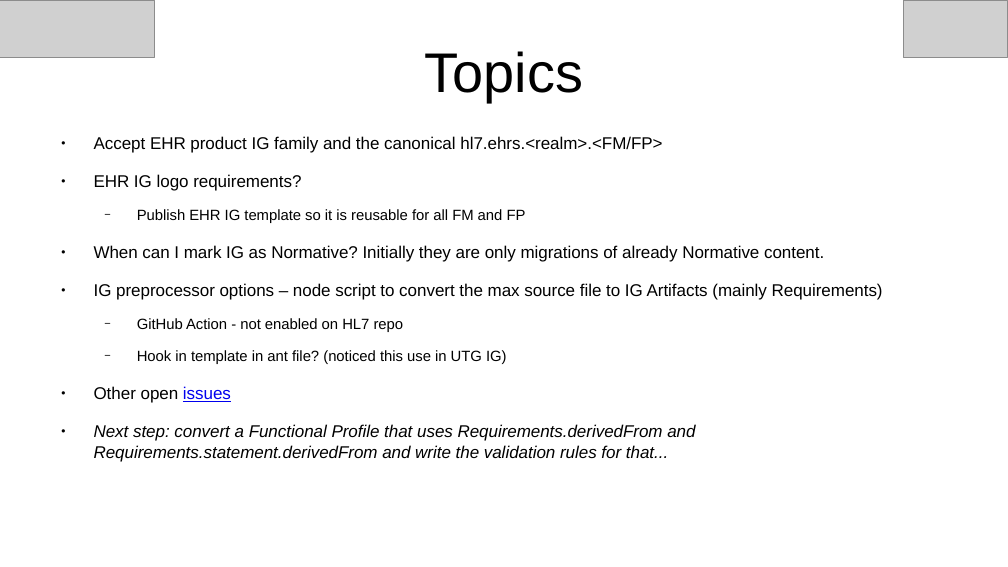
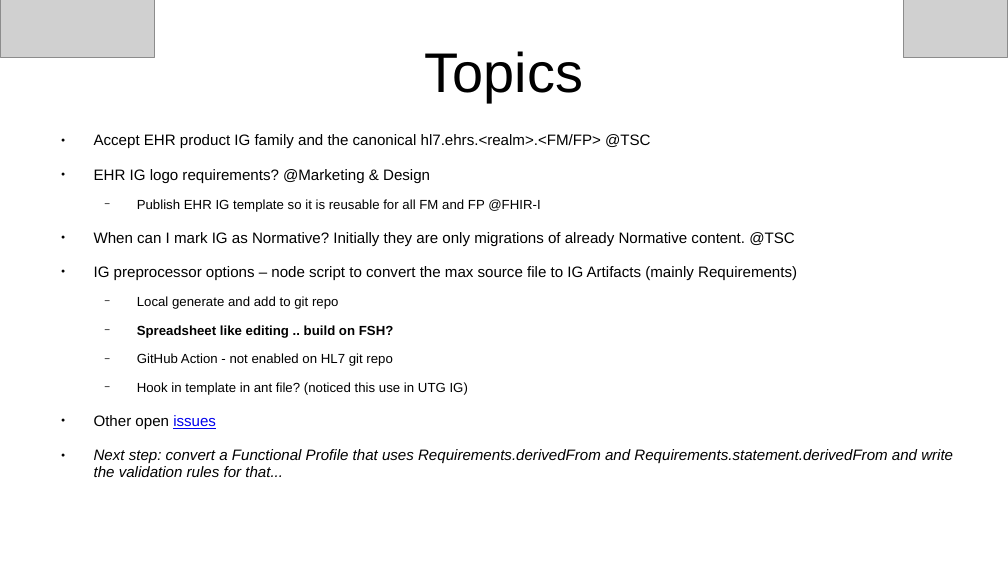
Before and after one commit to mvdzel/ehrsfm-fhir-r5, a slide deck: slide 2 of docs/ehrsfm-tool-fhir_JAN2025.pptx. Drawn at 1008x567 pixels with LibreOffice and Linux fonts; fonts in the diff are those of the drawing; grey boxes stand for pictures. Boxes give left, top, right and bottom in pixels: in the first picture for what was removed or moved away, otherwise in the second. Text is boxed around its words. In the diff, an @@ line names an element or a change of style, - is before the commit and + after.

```diff
--- a/docs/ehrsfm-tool-fhir_JAN2025.pptx
+++ b/docs/ehrsfm-tool-fhir_JAN2025.pptx
@@ text at [94,134,795,246]: text changed; size 13.3 to 11.9 pt @@
-● Accept EHR product IG family and the canonical hl7.ehrs.<realm>.<FM/FP>
-● EHR IG logo requirements?
-  − Publish EHR IG template so it is reusable for all FM and FP
-● When can I mark IG as Normative? Initially they are only migrations of already Normative content.
+● Accept EHR product IG family and the canonical hl7.ehrs.<realm>.<FM/FP> @TSC
+● EHR IG logo requirements? @Marketing & Design
+  − Publish EHR IG template so it is reusable for all FM and FP @FHIR-I
+● When can I mark IG as Normative? Initially they are only migrations of already Normative content. @TSC
@@ text at [94,266,953,463]: size 13.3 to 11.9 pt in "IG preprocessor options – node script to ...", "Other open issues", "Next step: convert a Functional Profile that ..."; size 11.7 to 10.4 pt in "Hook in template in ant file? (noticed ..."; line spacing 1 to 0.9 @@
@@ text at [137,296,394,366]: text changed; size 11.7 to 10.4 pt @@
-  − GitHub Action - not enabled on HL7 repo
+  − Local generate and add to git repo
+  − Spreadsheet like editing .. build on FSH?
+  − GitHub Action - not enabled on HL7 git repo
```
Also in this commit, not shown: 2 other slides changed, 4 other files.
